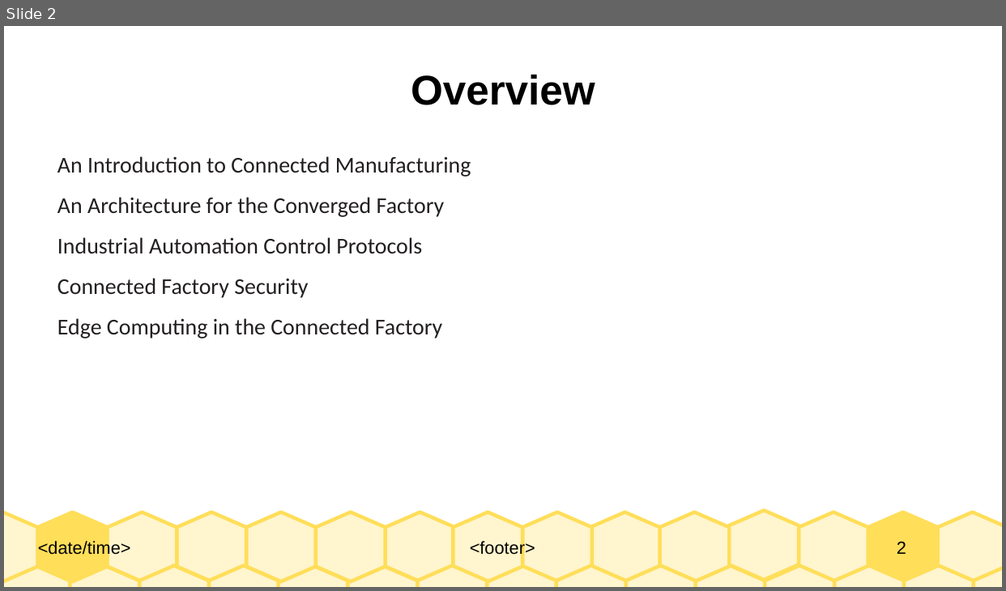
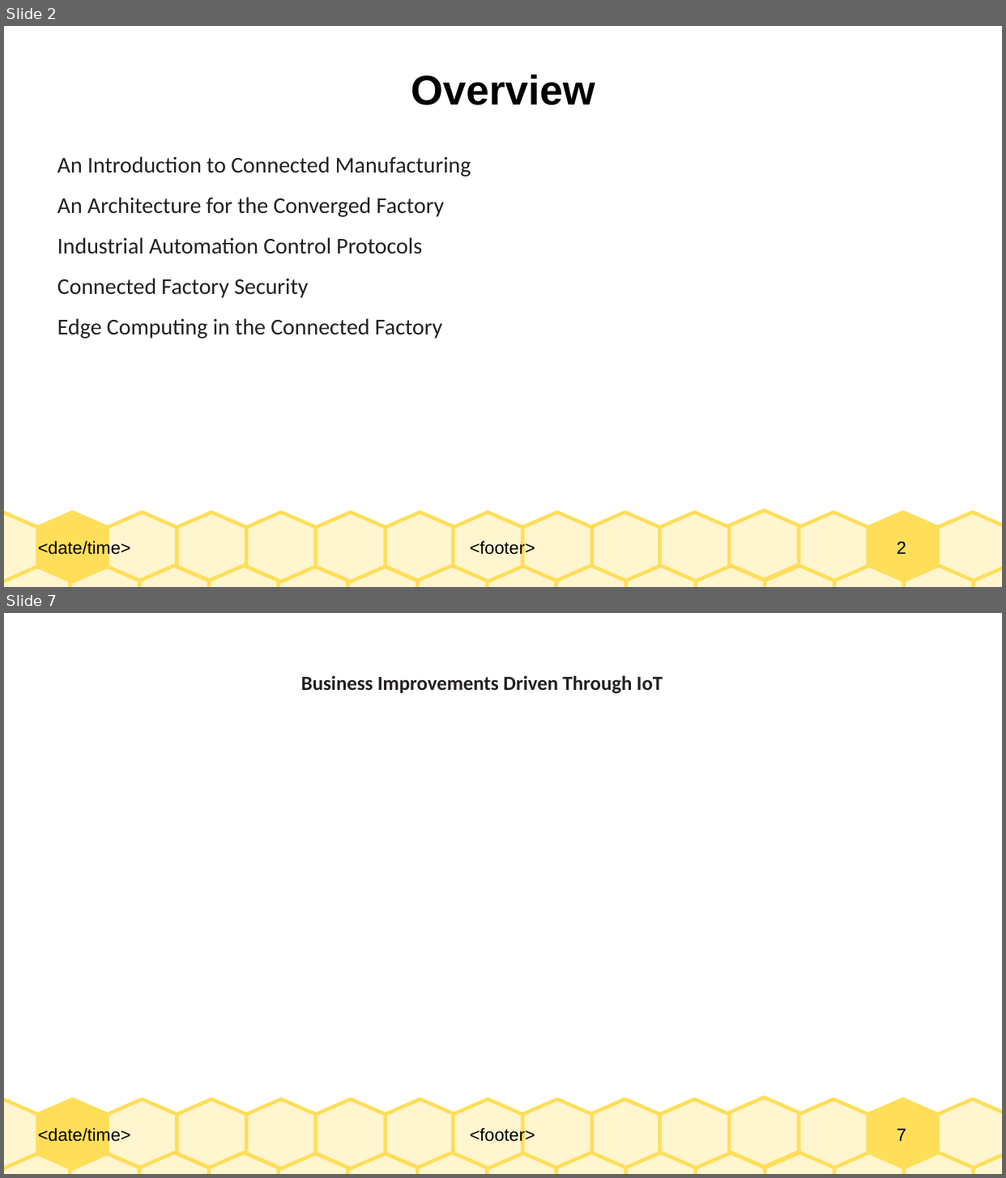
Before and after one commit to Dihfahsih1/Masters-Software-Engineering, a slide deck: yr-sem1/IoT/Chapter-9-slides.odp. Shown one above the other, each under a label of ours: slide 2 before the commit, slides 2 and 7 after it; the slides between them are not shown. The pictures are 1006x591 and 1006x1178 pixels, drawn with LibreOffice and Linux fonts; fonts in the diff are those of the drawing. Boxes give left, top, right and bottom in pixels: in the first picture for what was removed or moved away, otherwise in the second. Text is boxed around its words. In the diff, an @@ line names an element or a change of style, - is before the commit and + after.

```diff
--- a/yr-sem1/IoT/Chapter-9-slides.odp
+++ b/yr-sem1/IoT/Chapter-9-slides.odp
@@ slide 7 added at [4,613,1002,1174], background #FFFFFF; not listed: 33 template elements that a slide beside it also shows @@
@@ title added at [301,675,663,693], 16 pt, text #231F20, bold @@
+Business Improvements Driven Through IoT
```
Also in this commit, not shown: 1 slide changed, 18 other slides added, 6 other files.
